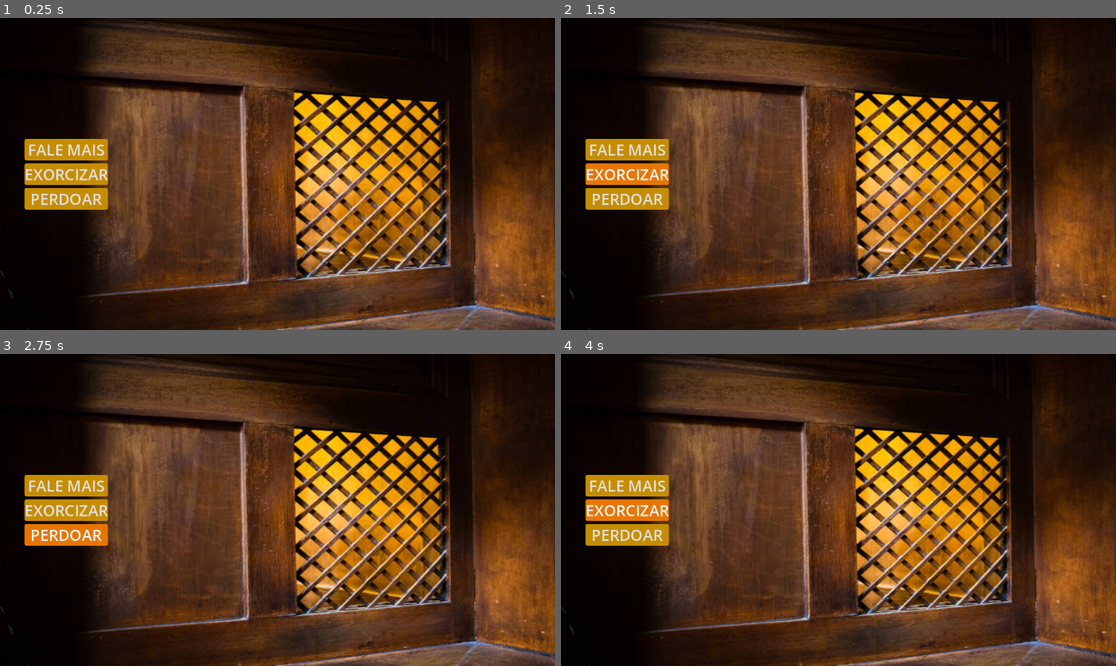
Above: before the commit, frames 1-4 (two rows, left to right).
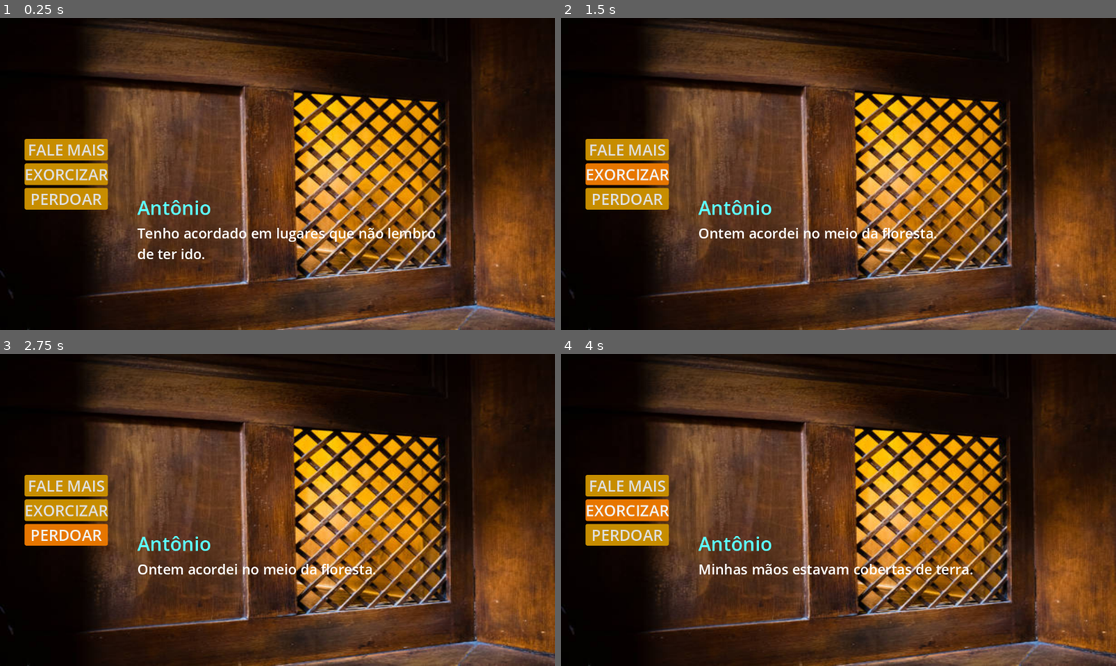
Above: after the commit, the same moments.

Repository: rafaquevici/padres-please
Game: Godot game, scene res://Confessional/confessional.tscn
Two runs of this game, one before a commit and one after it. Both use one fixed random seed, a clock stepped at 60 frames per second and the inputs below.
Inputs:
- Up to frame 1 (0.25 s): no input
- Up to frame 2 (1.5 s): click "FALE MAIS" at 0.5 s; click "EXORCIZAR" at 1.25 s
- Up to frame 3 (2.75 s): click "PERDOAR" at 2 s
- Up to frame 4 (4 s): click "FALE MAIS" at 2.75 s; click "EXORCIZAR" at 3.5 s

The runs differ from the first frame. In frame 1, 1.3% of the frame differs, in the area x 24-79%, y 58-78%; in frame 2, 0.9%; in frame 3, 0.9%; in frame 4, 1.0%.
Error before the commit: Parse Error: Export type can only be built-in, a resource, a node, or an enum. (res://Confessional/confessional.gd:3)

Commit message:
Base do confessionário feita,
Base do confessionário feita,

Diff:
--- a/Confessional/confessional.gd
+++ b/Confessional/confessional.gd
@@ -1,22 +1,28 @@
 extends CanvasLayer
 
-@export var Npc1: NpcData
+@export var database: NpcDatabase
+
+var npc: NpcData
+
 @onready var dialogue: Label = $Control/Dialogue
 @onready var controlDialogue: int = 0
 @onready var npc_name: Label = $Control/NpcName
 
 
+func _ready() -> void:
+	var generator = NpcGenerator.new(database)
+	npc = generator.generate_npc()
 
-func _ready() -> void:
-	dialogue.text = Npc1.Dialogues[0]
-	npc_name.text = Npc1.name
+	print(npc.name)
+	print(npc.possessed)
 
+	dialogue.text = npc.dialogue.dialogues[0]
+	npc_name.text = npc.name
 
 
 func _on_talk_more_pressed() -> void:
-	if controlDialogue + 1 < Npc1.Dialogues.size():
-		controlDialogue += 1
-		dialogue.text = Npc1.Dialogues[controlDialogue]
+	if controlDialogue < 2:
+		controlDialogue = controlDialogue + 1
+		dialogue.text = npc.dialogue.dialogues[controlDialogue]
 	else:
-		controlDialogue = controlDialogue - (controlDialogue - 1)
-		dialogue.text = Npc1.Dialogues[controlDialogue]
+		dialogue.text = "..."
--- a/Confessional/confessional.tscn
+++ b/Confessional/confessional.tscn
@@ -2,12 +2,7 @@
 
 [ext_resource type="Texture2D" uid="uid://q1mkc15dvgae" path="res://Confessional/Sprites/Confessional conceptr.jpg" id="1_duwye"]
 [ext_resource type="Script" uid="uid://c4qpslnf0f84u" path="res://Confessional/confessional.gd" id="1_raimj"]
-
-[sub_resource type="GDScript" id="GDScript_raimj"]
-
-[sub_resource type="Resource" id="Resource_hn2o2"]
-script = SubResource("GDScript_raimj")
-metadata/_custom_type_script = "uid://by0ciuei1i02l"
+[ext_resource type="Resource" uid="uid://cuevkq4086nib" path="res://Data/NpcTree/npcdatabaseteste.tres" id="2_tq4s4"]
 
 [sub_resource type="StyleBoxFlat" id="StyleBoxFlat_mvrw6"]
 bg_color = Color(0.78039217, 0.5529412, 0, 1)
@@ -32,7 +27,7 @@
 
 [node name="Confessional" type="CanvasLayer" unique_id=448450968]
 script = ExtResource("1_raimj")
-Npc1 = SubResource("Resource_hn2o2")
+database = ExtResource("2_tq4s4")
 
 [node name="Control" type="Control" parent="." unique_id=284190148]
 layout_mode = 3
--- a/Data/NpcData.gd
+++ b/Data/NpcData.gd
@@ -6,13 +6,13 @@
 var dialogue: DialogueBlock
 
 
-func Initiate_Name(nome: String):
-	name = nome
+func Initiate_Name(nameChosen: String):
+	name = nameChosen
 
 
-func Initiate_Possessed(valor: bool):
-	possessed = valor
+func Initiate_Possessed(value: bool):
+	possessed = value
 
 
-func Initiate_Dialogue(bloco: DialogueBlock):
-	dialogue = bloco
+func Initiate_Dialogue(dialogueBlock: DialogueBlock):
+	dialogue = dialogueBlock
--- a/Data/npcGenerator.gd
+++ b/Data/npcGenerator.gd
@@ -3,18 +3,20 @@
 
 var database: NpcDatabase
 
+@warning_ignore("shadowed_variable")
 func _init(database: NpcDatabase):
 	self.database = database
 
 
 func generate_names() -> String:
-	return database.Name.pick_random()
+	return database.name.pick_random()
 
 func generate_possessed() -> bool:
 	return randi_range(0, 1) == 1
 
 var possessed = generate_possessed()
 
+@warning_ignore("shadowed_variable")
 func generate_dialogues(possessed: bool) -> DialogueBlock:
 	if (possessed):
 		return database.possessedDialogue.pick_random()
